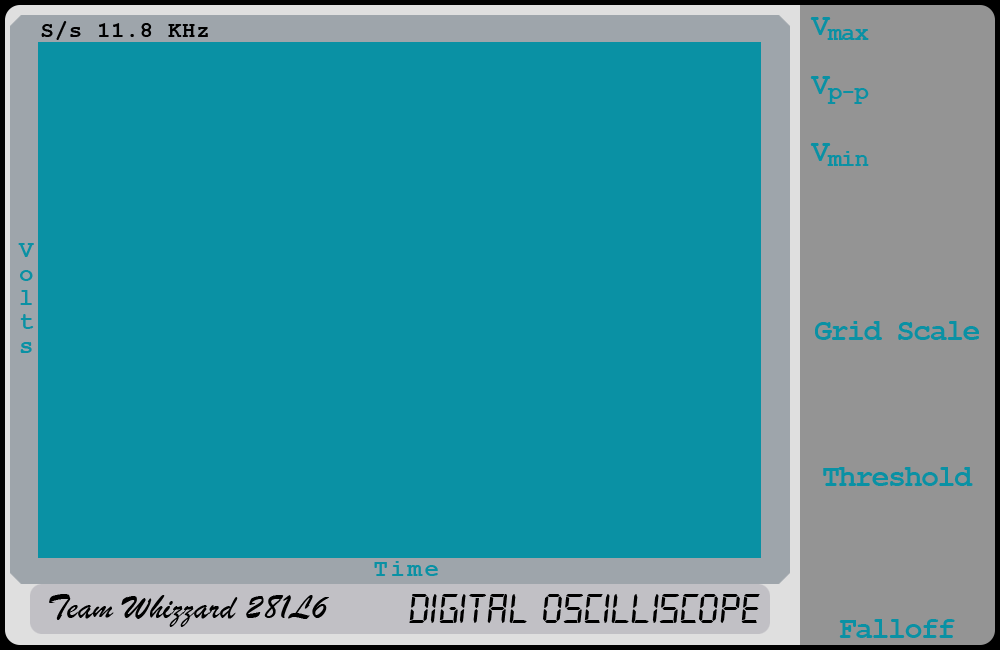
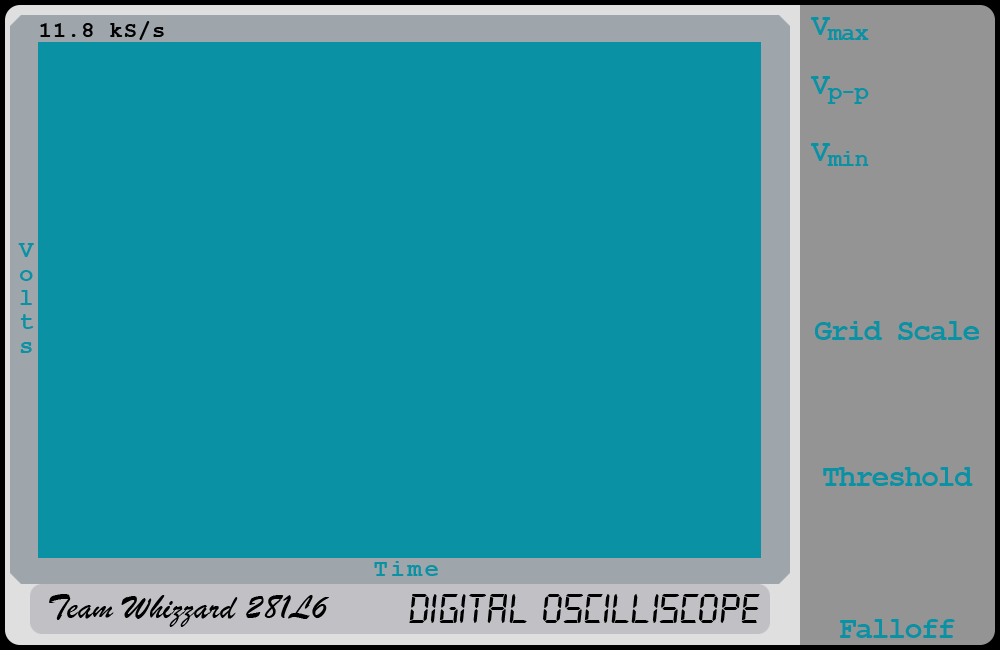
Layer changes from the first (1000, 650) image to the second:
renamed "S/s 11.8 KHz" to "11.8 kS/s", painted on it over [40, 21, 208, 40]
